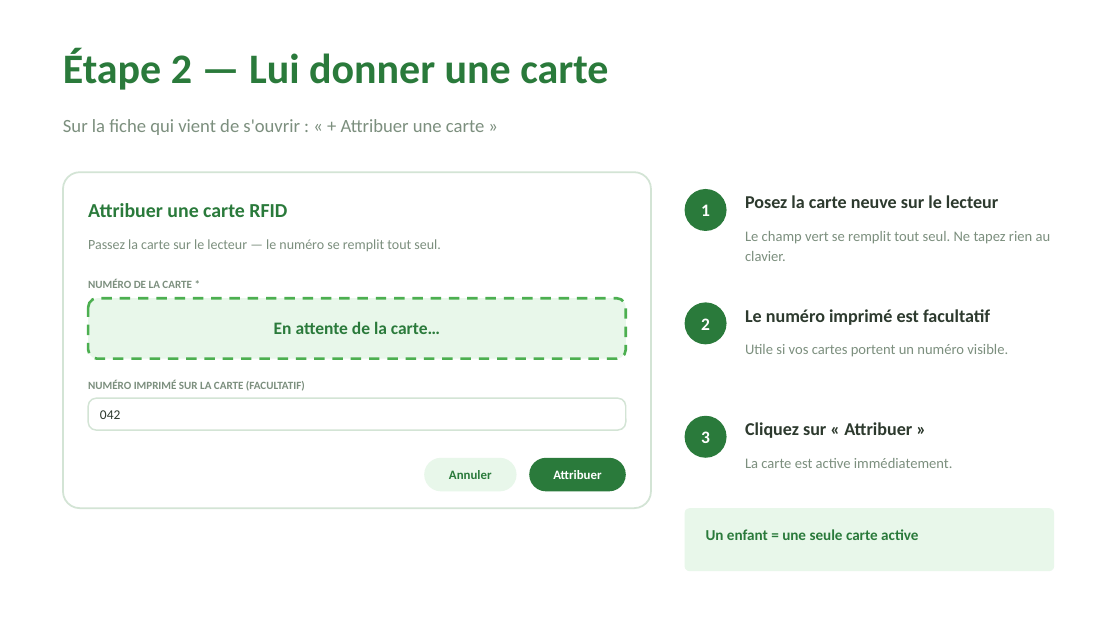
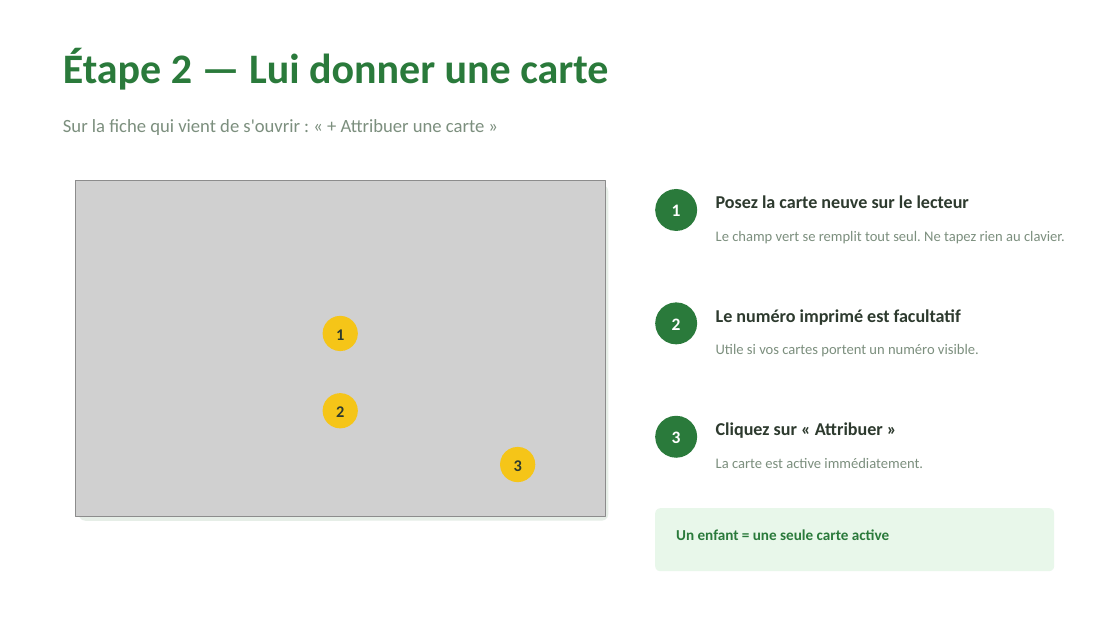
Before and after one commit to dmacky410-spec/didikidsparc-abonnement, a slide deck: slide 11 of formation/Didikids_Parc_Guide_Agent.pptx. Drawn at 1120x630 pixels with LibreOffice and Linux fonts; fonts in the diff are those of the drawing; grey boxes stand for pictures. Boxes give left, top, right and bottom in pixels: in the first picture for what was removed or moved away, otherwise in the second. Text is boxed around its words. In the diff, an @@ line names an element or a change of style, - is before the commit and + after.

```diff
--- a/formation/Didikids_Parc_Guide_Agent.pptx
+++ b/formation/Didikids_Parc_Guide_Agent.pptx
@@ picture added at [76,181,606,517] @@
@@ rounded rectangle: place and size @@
-rounded rectangle at [63,172,651,508]
+rounded rectangle at [79,185,609,521]
@@ rounded rectangle at [79,185,609,521]: fill #FFFFFF to #E6EEE7; outline #D3E4D5 1.5 pt to none; proportions changed @@
@@ text removed at [88,203,287,217] @@
-Attribuer une carte RFID
@@ text "Posez la carte neuve sur ...": place and size @@
-text "Posez la carte neuve sur ..." at [745,195,998,208]
+text "Posez la carte neuve sur ..." at [716,195,969,208]
@@ text removed at [88,239,440,251] @@
-Passez la carte sur le lecteur — le numéro se remplit tout seul.
@@ text "Le champ vert se remplit ..." rewrapped from [745,231,1051,261] to [716,231,1065,244] @@
@@ text removed at [88,279,192,288] @@
-NUMÉRO DE LA CARTE *
@@ rounded rectangle removed at [88,298,626,359] @@
@@ text removed at [274,321,440,334] @@
-En attente de la carte…
@@ ellipse added at [323,316,358,351], fill #F5C518, 14 pt, text #2D3A2E, bold @@
+1
@@ text "Le numéro imprimé est facultatif": place and size @@
-text "Le numéro imprimé est facultatif" at [745,309,990,325]
+text "Le numéro imprimé est facultatif" at [716,309,961,325]
@@ text "Utile si vos cartes portent ...": place and size @@
-text "Utile si vos cartes portent ..." at [745,344,1008,357]
+text "Utile si vos cartes portent ..." at [716,344,979,356]
@@ text removed at [88,380,305,391] @@
-NUMÉRO IMPRIMÉ SUR LA CARTE (FACULTATIF)
@@ rounded rectangle removed at [88,398,626,430] @@
@@ text removed at [100,410,120,419] @@
-042
@@ ellipse added at [323,393,358,429], fill #F5C518, 14 pt, text #2D3A2E, bold @@
+2
@@ 3 ellipses: place and size @@
-3 ellipses at [685,189,727,458]
+3 ellipses at [655,189,697,458]
@@ text "Cliquez sur « Attribuer »": place and size @@
-text "Cliquez sur « Attribuer »" at [745,422,912,438]
+text "Cliquez sur « Attribuer »" at [716,422,883,438]
@@ ellipse added at [500,447,535,482], fill #F5C518, 14 pt, text #2D3A2E, bold @@
+3
@@ rounded rectangle removed at [424,458,517,492] @@
-Annuler
@@ rounded rectangle removed at [529,458,626,492] @@
-Attribuer
@@ text "La carte est active immédiatement.": place and size @@
-text "La carte est active immédiatement." at [745,458,953,468]
+text "La carte est active immédiatement." at [716,458,923,468]
@@ rounded rectangle: place and size @@
-rounded rectangle at [685,508,1054,571]
+rounded rectangle at [655,508,1054,571]
@@ text "Un enfant = une seule ...": place and size @@
-text "Un enfant = une seule ..." at [706,529,918,540]
+text "Un enfant = une seule ..." at [676,529,889,540]
```
Also in this commit, not shown: 9 other slides changed, 17 other files.
